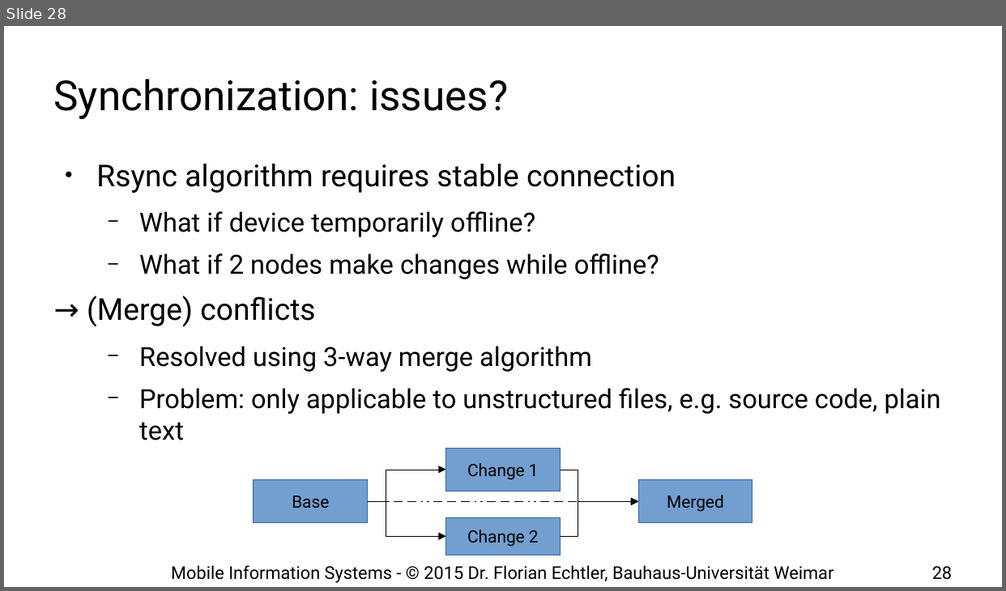
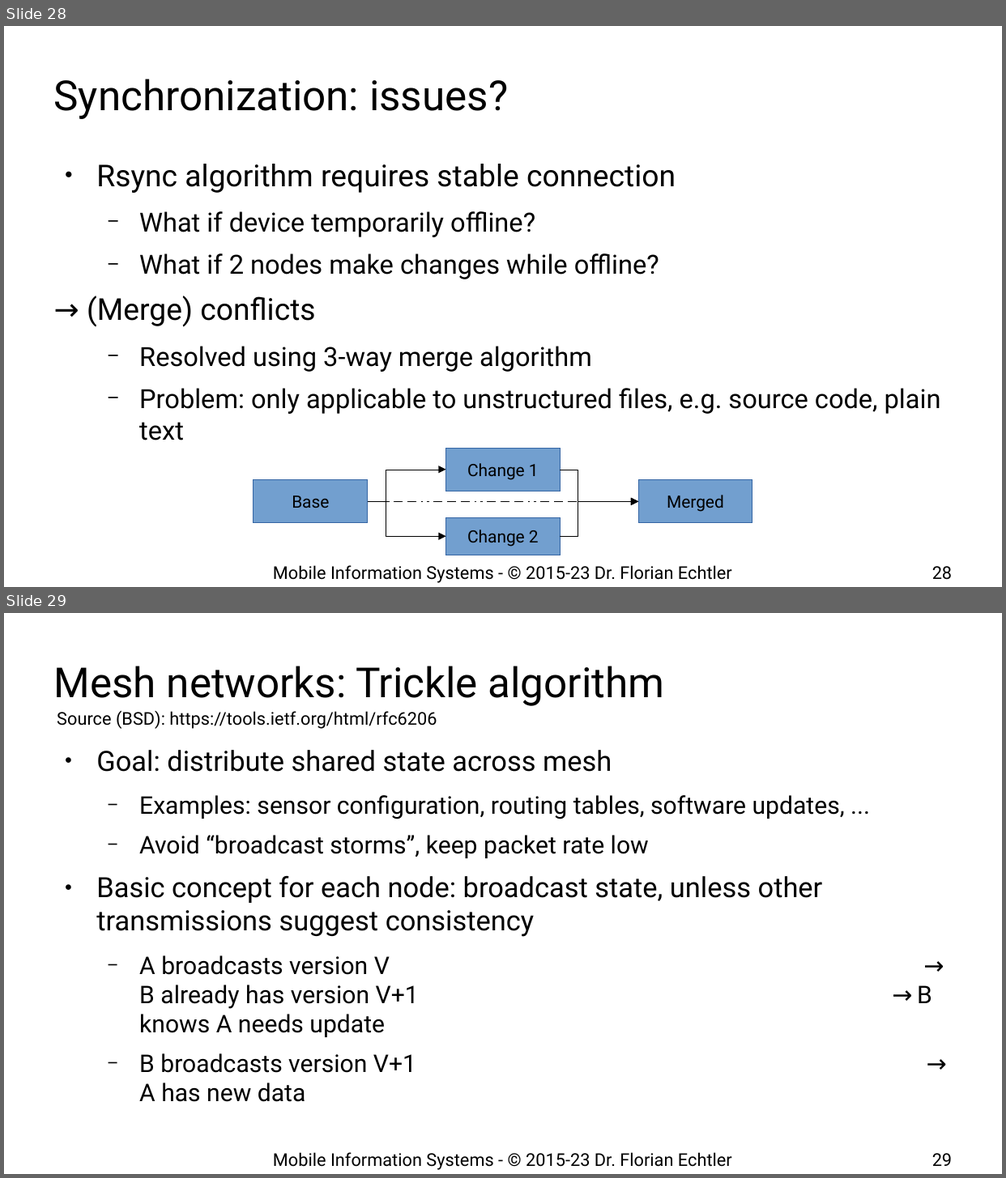
Before and after one commit to floe/mobile-information-systems, a slide deck: 12-mobile-algorithms.odp. Shown one above the other, each under a label of ours: slide 28 before the commit, slides 28 and 29 after it. The pictures are 1006x591 and 1006x1178 pixels, drawn with LibreOffice and Linux fonts; fonts in the diff are those of the drawing; background and template pictures are left out. Boxes give left, top, right and bottom in pixels: in the first picture for what was removed or moved away, otherwise in the second. Text is boxed around its words. In the diff, an @@ line names an element or a change of style, - is before the commit and + after.

Commit message:
move trickle algo to #12

```diff
--- a/12-mobile-algorithms.odp
+++ b/12-mobile-algorithms.odp
@@ slide 29 added at bbox=[4, 613, 1002, 1174], background #FFFFFF @@
@@ title added at bbox=[54, 666, 665, 706], 33 pt, text #000000 @@
+Mesh networks: Trickle algorithm
@@ text added at bbox=[57, 711, 437, 729], 14 pt, text #000000 @@
+Source (BSD): https://tools.ietf.org/html/rfc6206
@@ text added at bbox=[96, 750, 845, 1102], 19.4 pt, text #000000 @@
+● Goal: distribute shared state across mesh
+  − Examples: sensor configuration, routing tables, software updates, ...
+  − Avoid “broadcast storms”, keep packet rate low
+● Basic concept for each node: broadcast state, unless other transmissions suggest consistency
+  − A broadcasts version V → B already has version V+1 → B knows A needs update
+  − B broadcasts version V+1 → A has new data
@@ text added at bbox=[273, 1152, 732, 1170], 14 pt, text #000000 @@
+Mobile Information Systems - © 2015-23 Dr. Florian Echtler
@@ page number added at bbox=[932, 1153, 952, 1166], 14 pt, text #000000 @@
+29
@@ slide 28 changed as well @@
@@ text at bbox=[273, 565, 732, 583]: text changed @@
-Mobile Information Systems - © 2015 Dr. Florian Echtler, Bauhaus-Universität Weimar
+Mobile Information Systems - © 2015-23 Dr. Florian Echtler
```
Also in this commit, not shown: 28 other slides changed, 1 other slide added, 1 other file.
